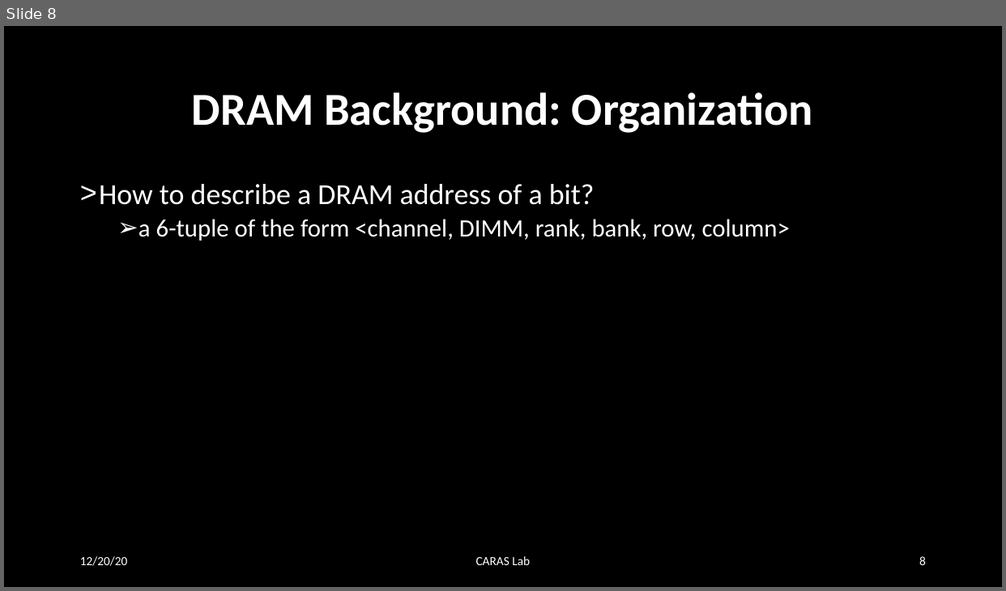
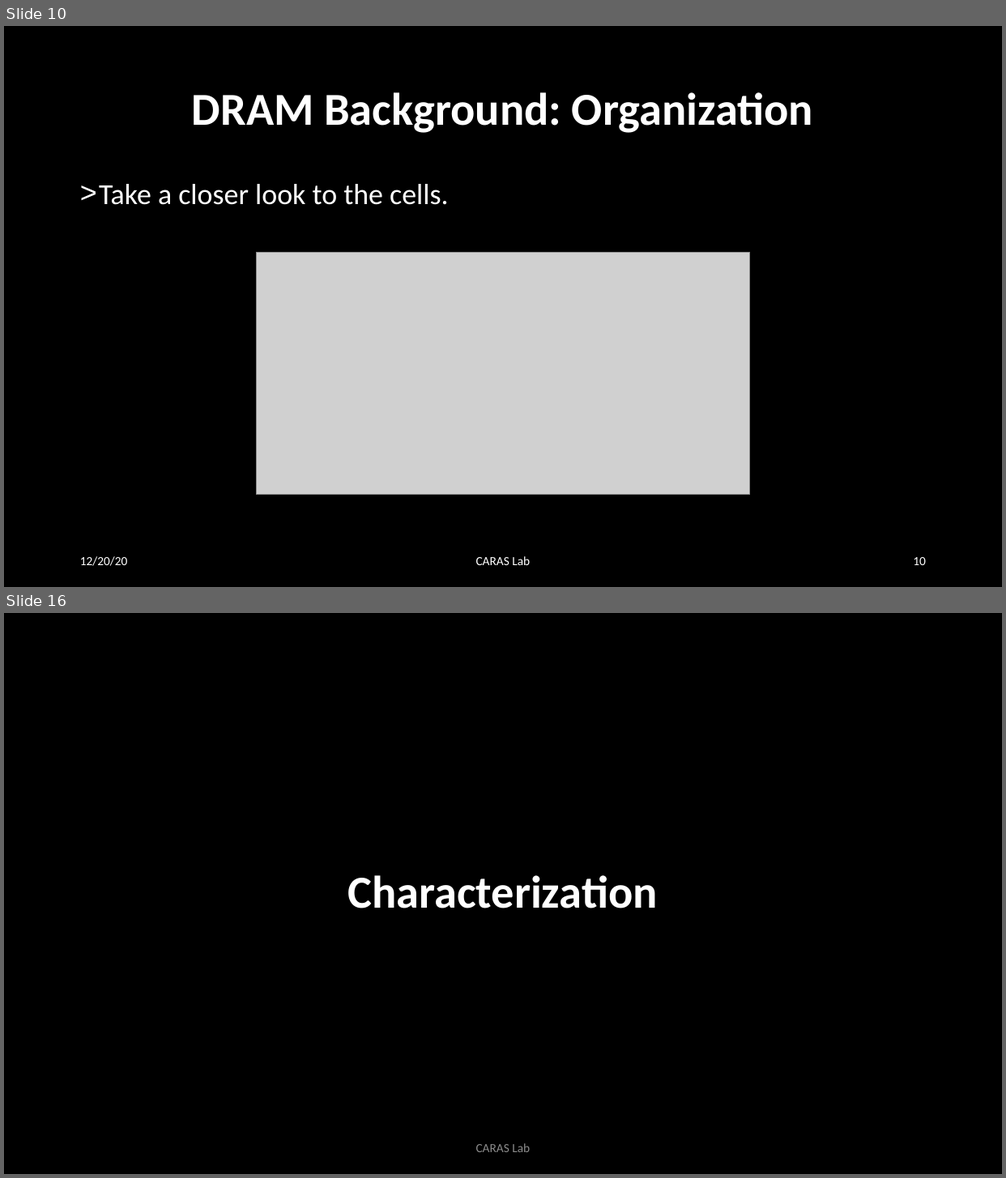
Before and after one commit to MekAkUActOR/RowHammer, a slide deck: summary1.pptx. Shown one above the other, each under a label of ours: slide 8 before the commit, slides 10 and 16 after it; the slides between them are not shown. The pictures are 1006x591 and 1006x1178 pixels, drawn with LibreOffice and Linux fonts; fonts in the diff are those of the drawing; grey boxes stand for pictures. Boxes give left, top, right and bottom in pixels: in the first picture for what was removed or moved away, otherwise in the second. Text is boxed around its words. In the diff, an @@ line names an element or a change of style, - is before the commit and + after.

```diff
--- a/summary1.pptx
+++ b/summary1.pptx
@@ slide 16 added at bbox=[4, 613, 1002, 1174], background #000000 @@
@@ title added at bbox=[348, 875, 658, 909], 44 pt, text #FFFFFF, bold @@
+Characterization
@@ text added at bbox=[476, 1144, 530, 1152], 12 pt, text #8C8C8C @@
+CARAS Lab
@@ what was slide 8 is now slide 10 @@
@@ slide 10 changed as well @@
@@ text at bbox=[99, 184, 449, 205]: text changed; size 24 to 28 pt @@
-> How to describe a DRAM address of a bit?
-  ➢ a 6-tuple of the form <channel, DIMM, rank, bank, row, column>
+> Take a closer look to the cells.
@@ picture added at bbox=[256, 252, 750, 495] @@
@@ page number at bbox=[913, 557, 926, 565]: text changed @@
-8
+10
```
Also in this commit, not shown: 6 other slides changed, 9 other slides added, 1 other file.
